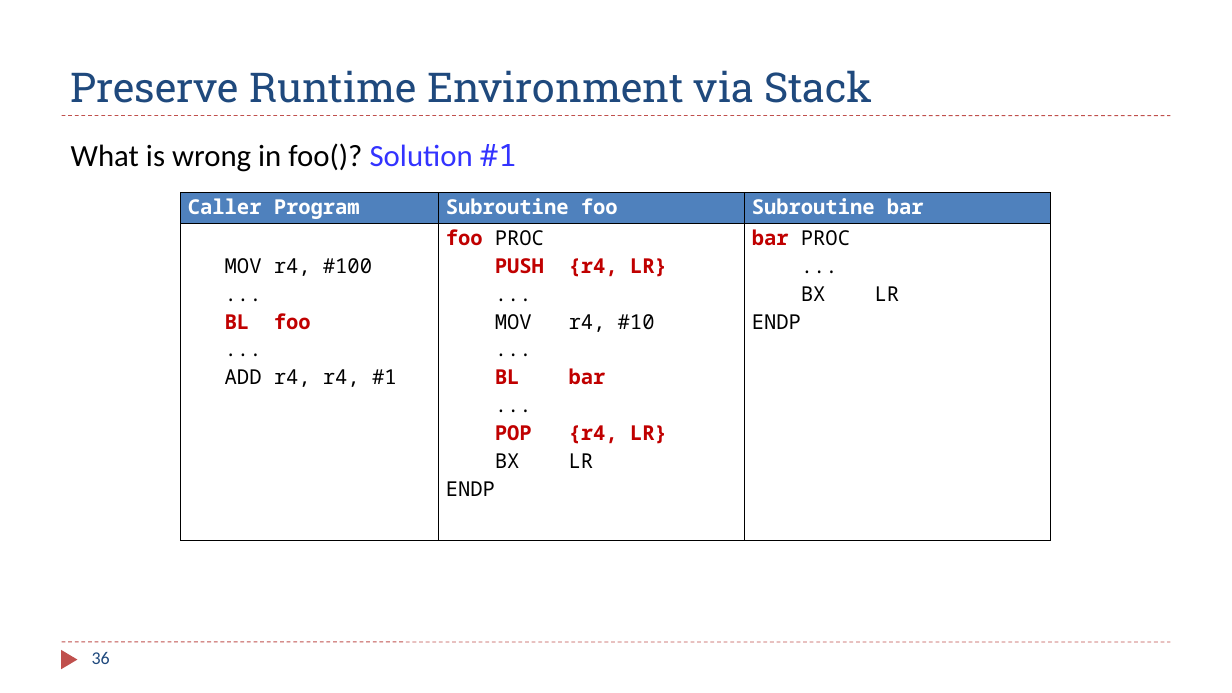
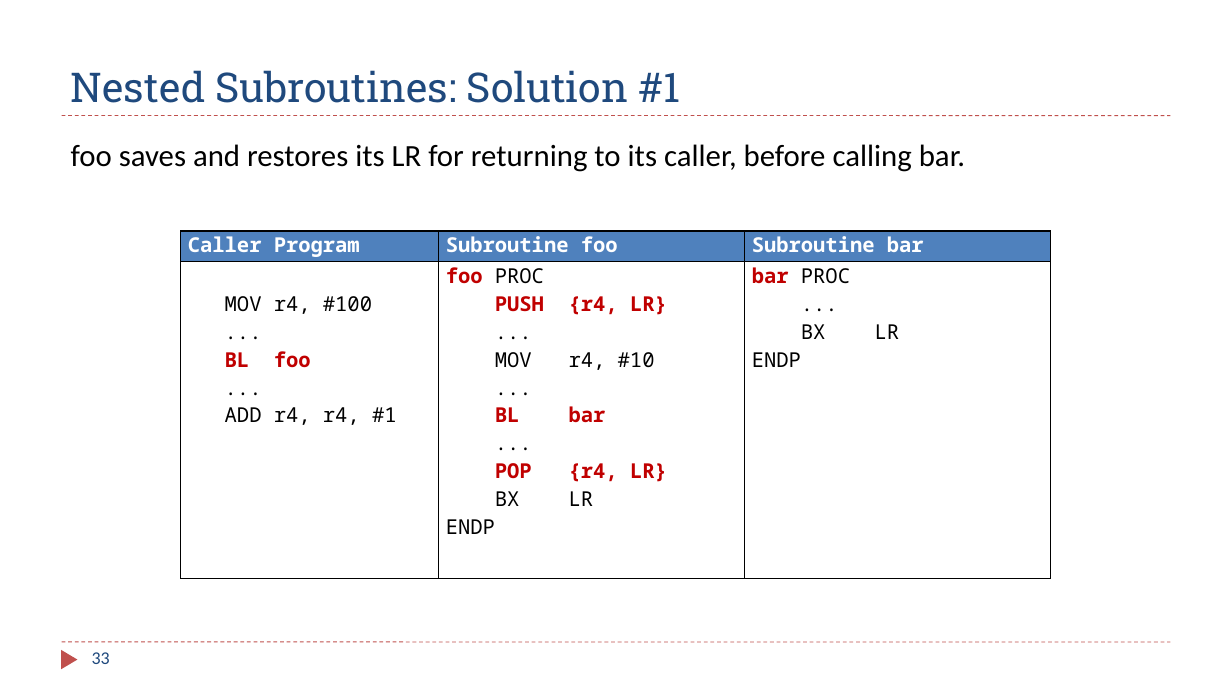
Before and after one commit to guhofstra/CSC111Fa25, a slide deck: slide 33 of PPTs/Ch8_ARM_Subroutines_2_Stack_Perserve_Environment.pptx (slide 36 before the commit). Drawn at 1232x693 pixels with LibreOffice and Linux fonts; fonts in the diff are those of the drawing. Boxes give left, top, right and bottom in pixels: in the first picture for what was removed or moved away, otherwise in the second. Text is boxed around its words. In the diff, an @@ line names an element or a change of style, - is before the commit and + after.

```diff
--- a/PPTs/Ch8_ARM_Subroutines_2_Stack_Perserve_Environment.pptx
+++ b/PPTs/Ch8_ARM_Subroutines_2_Stack_Perserve_Environment.pptx
@@ title at [71,70,680,103]: text changed @@
-Preserve Runtime Environment via Stack
+Nested Subroutines: Solution #1
@@ text at [71,144,965,172]: text changed @@
-What is wrong in foo()? Solution #1
+foo saves and restores its LR for returning to its caller, before calling bar.
@@ table: place and size @@
-table at [181,193,1051,541]
+table at [181,231,1051,579]
@@ page number at [92,652,110,664]: text changed @@
-36
+33
```
Also in this commit, not shown: 20 other slides changed, 9 slides added, 13 slides removed, 45 other files.
